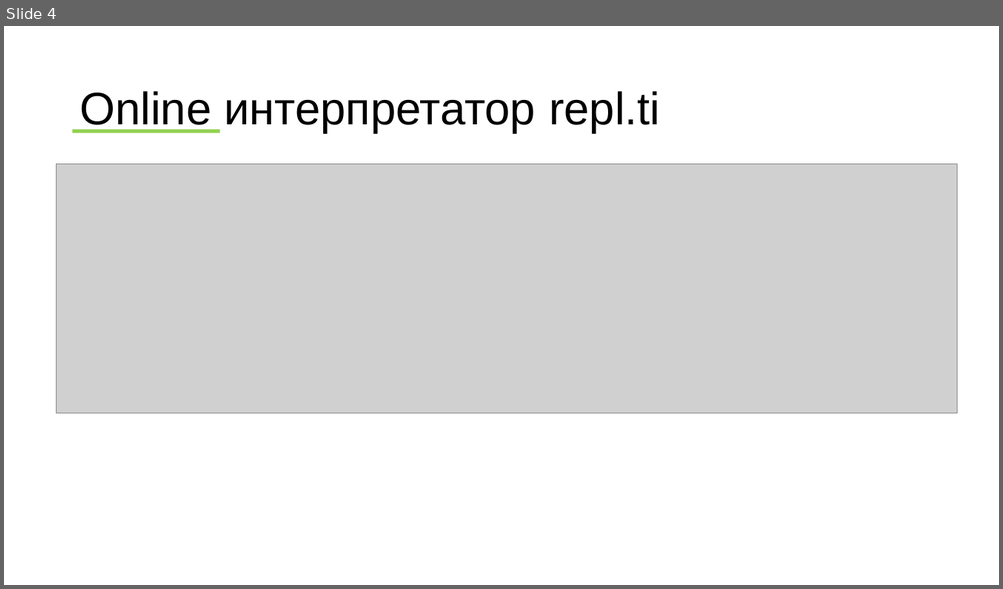
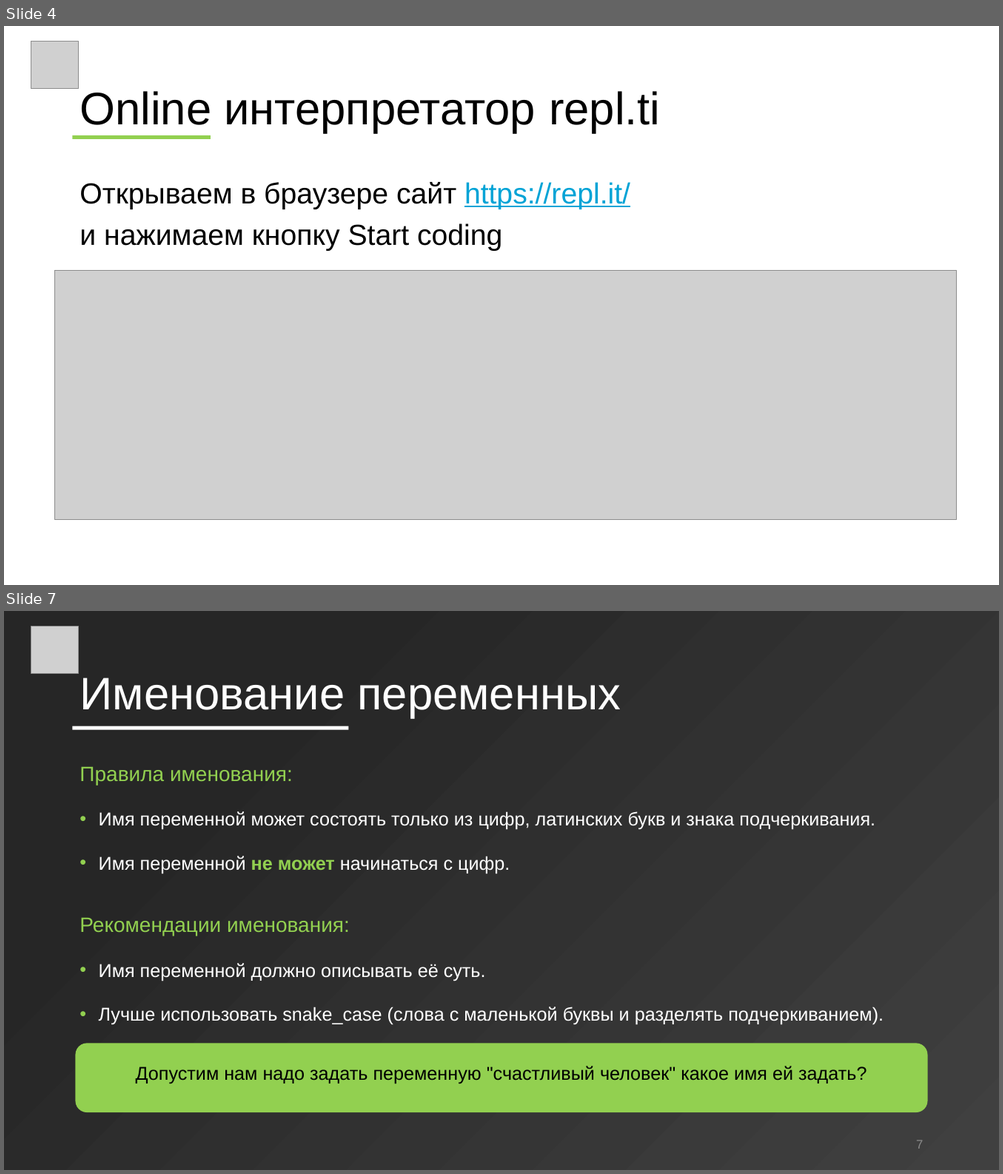
Before and after one commit to wolf24ru/python_learning, a slide deck: prezintation_1.pptx. Shown one above the other, each under a label of ours: slide 4 before the commit, slides 4 and 7 after it; the slides between them are not shown. The pictures are 1003x589 and 1003x1174 pixels, drawn with LibreOffice and Linux fonts; fonts in the diff are those of the drawing; grey boxes stand for pictures. Boxes give left, top, right and bottom in pixels: in the first picture for what was removed or moved away, otherwise in the second. Text is boxed around its words. In the diff, an @@ line names an element or a change of style, - is before the commit and + after.

```diff
--- a/prezintation_1.pptx
+++ b/prezintation_1.pptx
@@ slide 7 added at [4, 611, 999, 1170], background gradient #262626 to #404040 @@
@@ picture added at [31, 627, 79, 674] @@
@@ title added at [79, 678, 620, 718], 44 pt, text #FFFFFF @@
+Именование переменных
@@ rectangle added at [73, 726, 349, 730], fill #FFFFFF @@
@@ text added at [79, 766, 883, 1025], 18 pt, text #FFFFFF @@
+Правила именования:
+• Имя переменной может состоять только из цифр, латинских букв и знака подчеркивания.
+• Имя переменной не может начинаться с цифр.
+Рекомендации именования:
+• Имя переменной должно описывать её суть.
+• Лучше использовать snake_case (слова с маленькой буквы и разделять подчеркиванием).
@@ rounded rectangle added at [76, 1044, 928, 1113], fill #92D050, 18 pt, text #000000 @@
+Допустим нам надо задать переменную "счастливый человек" какое имя ей задать?
@@ page number added at [916, 1140, 922, 1149], 12 pt, text #8C8C8C @@
+7
@@ slide 4 changed as well @@
@@ picture added at [31, 42, 79, 89] @@
@@ rectangle: place and size @@
-rectangle at [73, 130, 220, 133]
+rectangle at [73, 136, 210, 139]
@@ text added at [79, 182, 630, 251], 28 pt, text #000000 @@
+Открываем в браузере сайт https://repl.it/
+и нажимаем кнопку Start coding
@@ picture: place and size @@
-picture at [57, 164, 958, 413]
+picture at [55, 271, 956, 520]
```
Also in this commit, not shown: 3 other slides changed, 4 other slides added.
